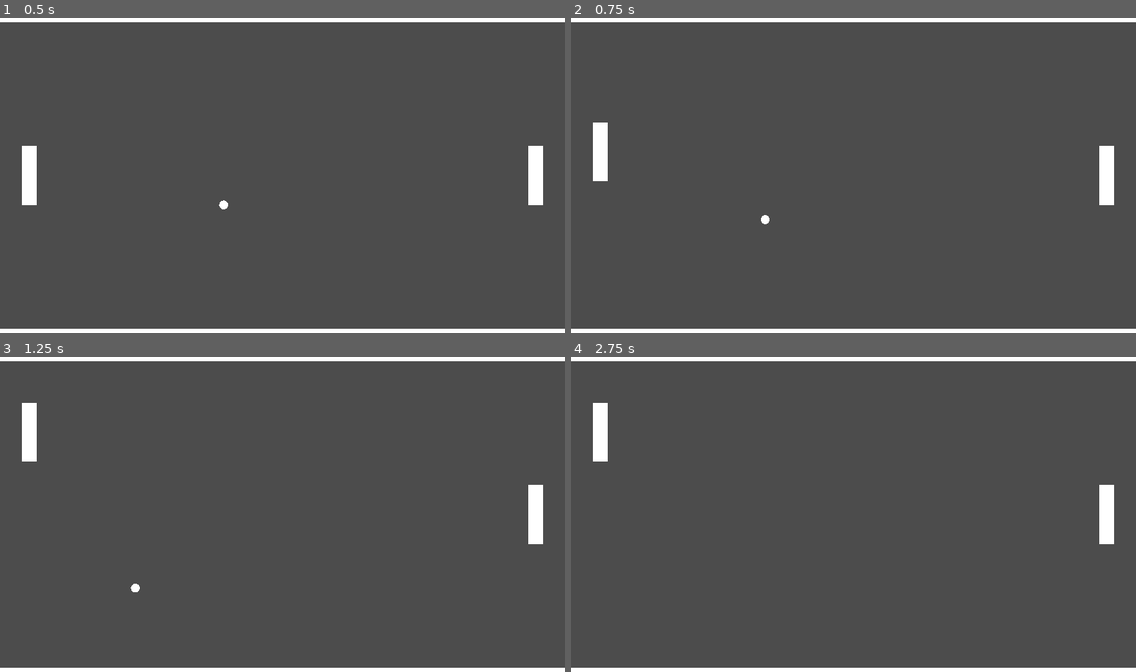
Above: before the commit, frames 1-4 (two rows, left to right).
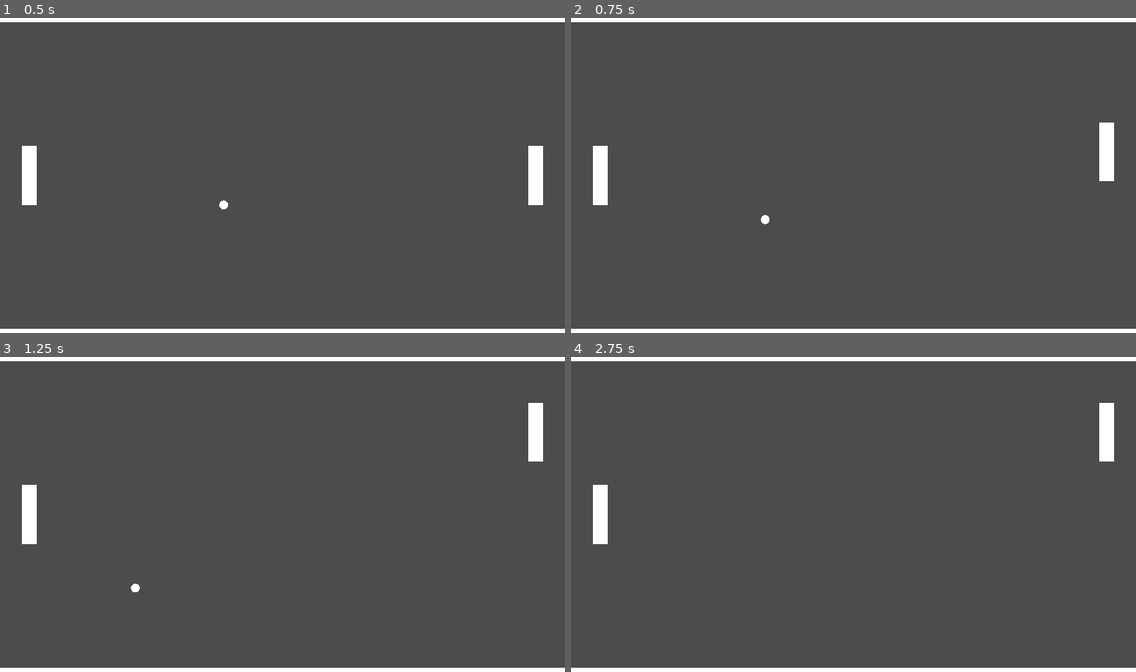
Above: after the commit, the same moments.

Repository: rondao/p01_pong
Game: Godot game, scene res://game.tscn
The game is run twice, just before and just after one commit, with the same random seed, the same clock (stepped at 60 frames per second) and the same inputs.
Inputs:
- Up to frame 1 (0.5 s): no input
- Up to frame 2 (0.75 s): hold Up (ui_up, bound only before the commit) from 0.53 s (still down)
- Up to frame 3 (1.25 s): keep holding Up (ui_up, bound only before the commit)
- Up to frame 4 (2.75 s): release Up (ui_up, bound only before the commit) at 1.28 s; hold Down (ui_down, bound only before the commit) 1.28-2.03 s; hold Up (ui_up, bound only before the commit) from 2.03 s (still down)

Frame 1 is identical in both runs. In frame 2, 0.8% of the frame differs, in the area x 3-97%, y 33-60%; in frame 3, 2.0%, in the area x 3-97%, y 14-60%; in frame 4, 2.0%.

Commit message:
Add inputs for a second player
Signed-off-by: Rafael Rondao <rafael.rondao@gmail.com>

Diff:
--- a/paddle.gd
+++ b/paddle.gd
@@ -1,6 +1,6 @@
 extends KinematicBody2D
 
-enum Player {HUMAN, NONE}
+enum Player {HUMAN_01, HUMAN_02, NONE}
 export(Player) var player
 
 export(int) var speed
@@ -9,16 +9,18 @@
 # warning-ignore:unused_argument
 func _physics_process(delta):
 	match player:
-		Player.HUMAN:
-			_handle_input()
+		Player.HUMAN_01:
+			_handle_input("player_01_up", "player_01_down")
+		Player.HUMAN_02:
+			_handle_input("player_02_up", "player_02_down")
 
 # warning-ignore:return_value_discarded
 	move_and_slide(velocity)
 
-func _handle_input():
-	if Input.is_action_pressed("ui_up"):
+func _handle_input(up_action, down_action):
+	if Input.is_action_pressed(up_action):
 		velocity.y = -speed
-	elif Input.is_action_pressed("ui_down"):
+	elif Input.is_action_pressed(down_action):
 		velocity.y = speed
 	else:
 		velocity = Vector2.ZERO
--- a/project.godot
+++ b/project.godot
@@ -33,6 +33,81 @@
 window/stretch/mode="2d"
 window/stretch/aspect="keep"
 
+[input]
+
+ui_accept={
+"deadzone": 0.5,
+"events": [  ]
+}
+ui_select={
+"deadzone": 0.5,
+"events": [  ]
+}
+ui_cancel={
+"deadzone": 0.5,
+"events": [  ]
+}
+ui_focus_next={
+"deadzone": 0.5,
+"events": [  ]
+}
+ui_focus_prev={
+"deadzone": 0.5,
+"events": [  ]
+}
+ui_left={
+"deadzone": 0.5,
+"events": [  ]
+}
+ui_right={
+"deadzone": 0.5,
+"events": [  ]
+}
+ui_up={
+"deadzone": 0.5,
+"events": [  ]
+}
+ui_down={
+"deadzone": 0.5,
+"events": [  ]
+}
+ui_page_up={
+"deadzone": 0.5,
+"events": [  ]
+}
+ui_page_down={
+"deadzone": 0.5,
+"events": [  ]
+}
+ui_home={
+"deadzone": 0.5,
+"events": [  ]
+}
+ui_end={
+"deadzone": 0.5,
+"events": [  ]
+}
+player_01_up={
+"deadzone": 0.5,
+"events": [ Object(InputEventKey,"resource_local_to_scene":false,"resource_name":"","device":0,"alt":false,"shift":false,"control":false,"meta":false,"command":false,"pressed":false,"scancode":87,"unicode":0,"echo":false,"script":null)
+ ]
+}
+player_01_down={
+"deadzone": 0.5,
+"events": [ Object(InputEventKey,"resource_local_to_scene":false,"resource_name":"","device":0,"alt":false,"shift":false,"control":false,"meta":false,"command":false,"pressed":false,"scancode":83,"unicode":0,"echo":false,"script":null)
+ ]
+}
+player_02_up={
+"deadzone": 0.5,
+"events": [ Object(InputEventKey,"resource_local_to_scene":false,"resource_name":"","device":0,"alt":false,"shift":false,"control":false,"meta":false,"command":false,"pressed":false,"scancode":16777232,"unicode":0,"echo":false,"script":null)
+ ]
+}
+player_02_down={
+"deadzone": 0.5,
+"events": [ Object(InputEventKey,"resource_local_to_scene":false,"resource_name":"","device":0,"alt":false,"shift":false,"control":false,"meta":false,"command":false,"pressed":false,"scancode":16777234,"unicode":0,"echo":false,"script":null)
+ ]
+}
+
 [rendering]
 
 environment/default_environment="res://default_env.tres"
